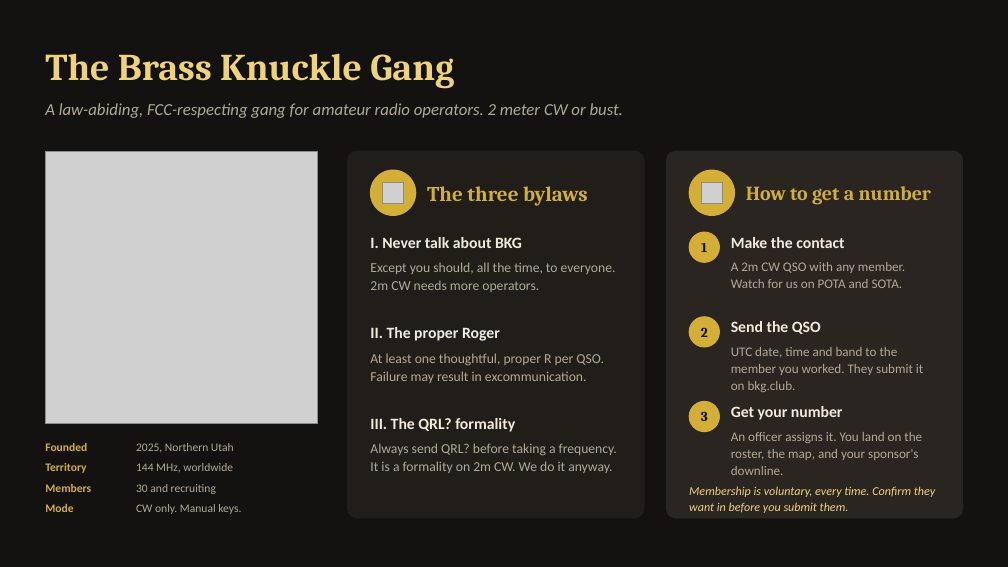
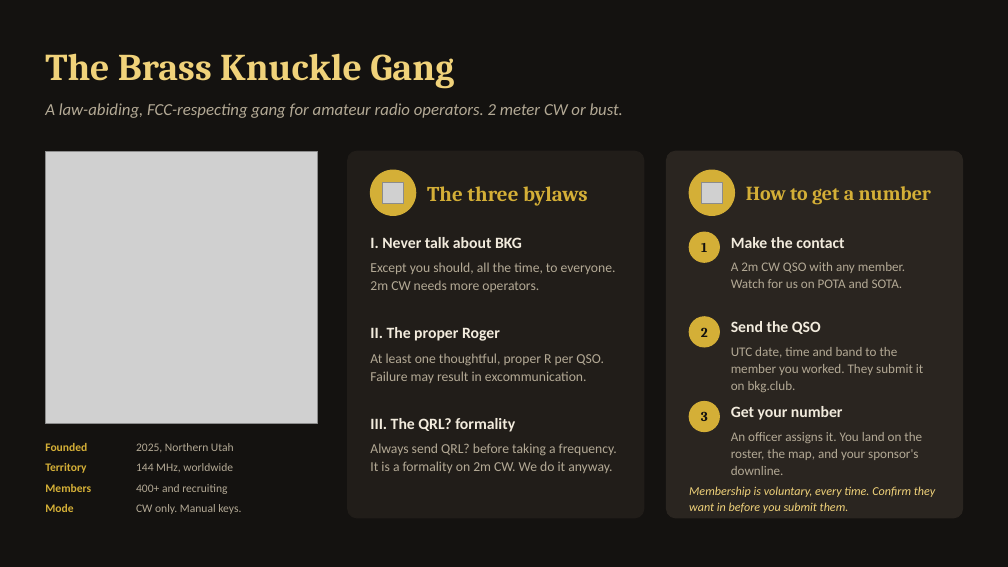
Before and after one commit to jsvana/bkg.club, a slide deck: slide 18 of docs/talks/quansheng-2m-cw/quansheng-2m-cw.pptx. Drawn at 1008x567 pixels with LibreOffice and Linux fonts; fonts in the diff are those of the drawing; grey boxes stand for pictures. Boxes give left, top, right and bottom in pixels: in the first picture for what was removed or moved away, otherwise in the second. Text is boxed around its words. In the diff, an @@ line names an element or a change of style, - is before the commit and + after.

```diff
--- a/docs/talks/quansheng-2m-cw/quansheng-2m-cw.pptx
+++ b/docs/talks/quansheng-2m-cw/quansheng-2m-cw.pptx
@@ text at (136, 484, 227, 494): text changed @@
-30 and recruiting
+400+ and recruiting
```
Also in this commit, not shown: 1 other file.
